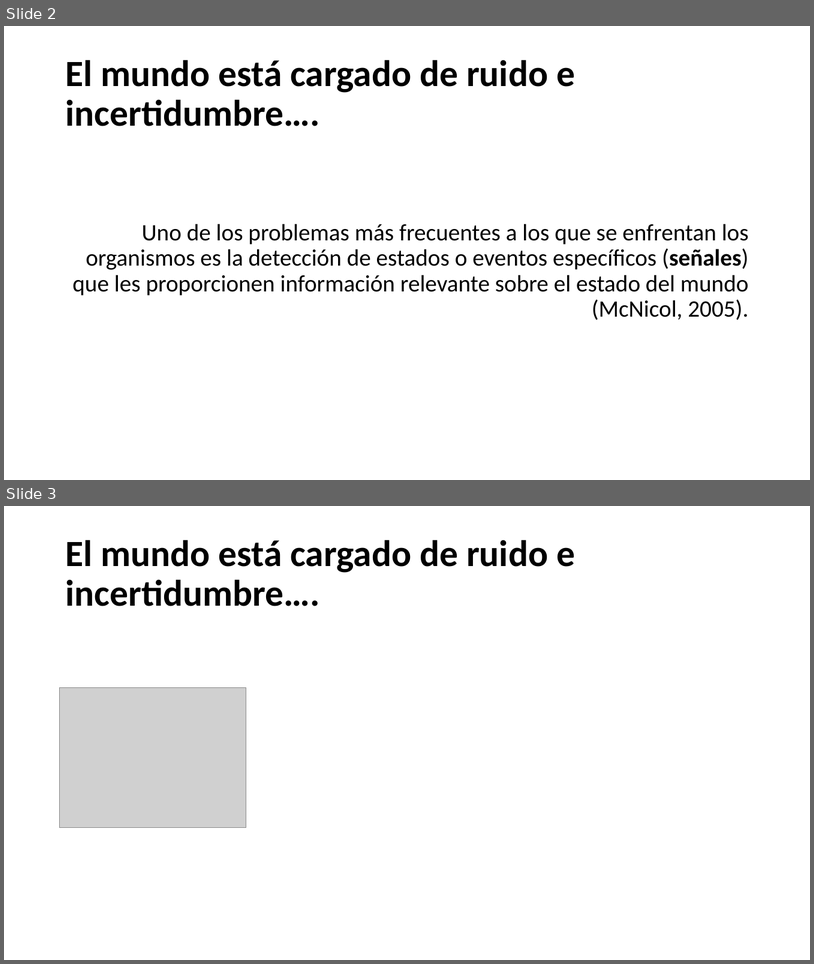
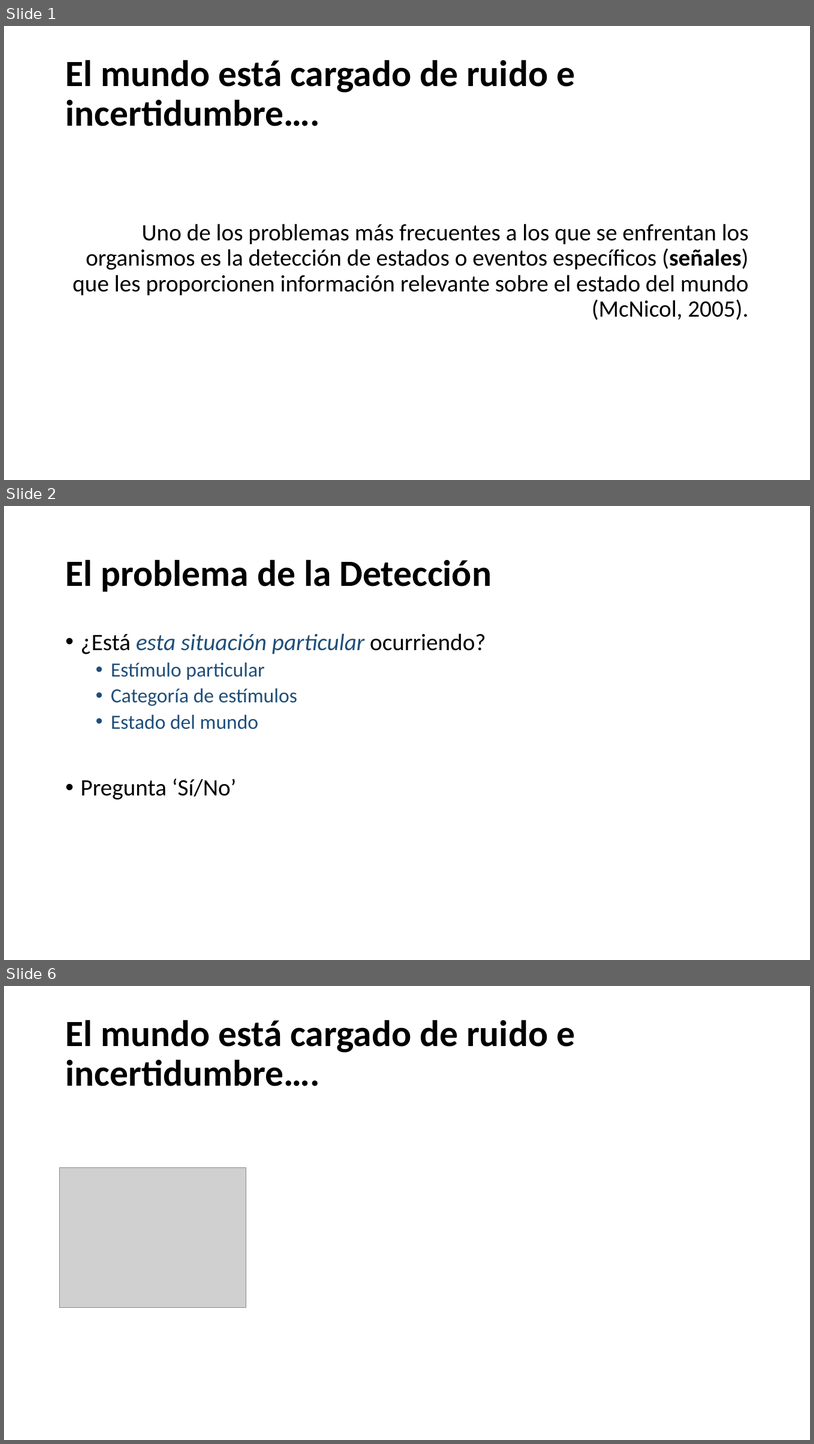
Before and after one commit to Adrifelcha/Adrifelcha, a slide deck: Tesis/Presentaciones/AMC_TDS.pptx. Shown one above the other, each under a label of ours: slides 2 and 3 before the commit, slides 1, 2 and 6 after it; the slides between them are not shown. The pictures are 814x964 and 814x1444 pixels, drawn with LibreOffice and Linux fonts; fonts in the diff are those of the drawing; grey boxes stand for pictures. Boxes give left, top, right and bottom in pixels: in the first picture for what was removed or moved away, otherwise in the second. Text is boxed around its words. In the diff, an @@ line names an element or a change of style, - is before the commit and + after.

Commit message:
Presentacion Sabatina Detección de Señales

```diff
--- a/Tesis/Presentaciones/AMC_TDS.pptx
+++ b/Tesis/Presentaciones/AMC_TDS.pptx
@@ slide 2 added at (4,506,810,960), background #FFFFFF @@
@@ title added at (65,559,492,592), 44 pt, text #000000, bold @@
+El problema de la Detección
@@ text added at (81,633,486,799), 28 pt, text #1F4E79 @@
+• ¿Está esta situación particular ocurriendo?
+  • Estímulo particular
+  • Categoría de estímulos
+  • Estado del mundo
+• Pregunta ‘Sí/No’
@@ what was slide 2 is now slide 1 @@
@@ what was slide 3 is now slide 6 @@
```
Also in this commit, not shown: 11 other slides added, 1 slide removed, 1 other file.
